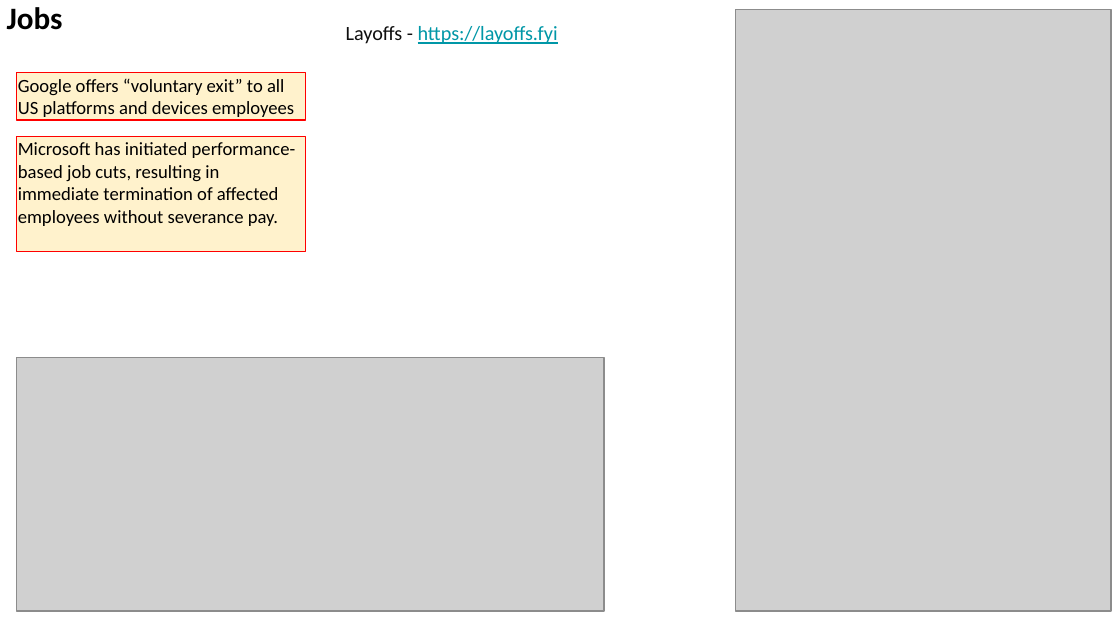
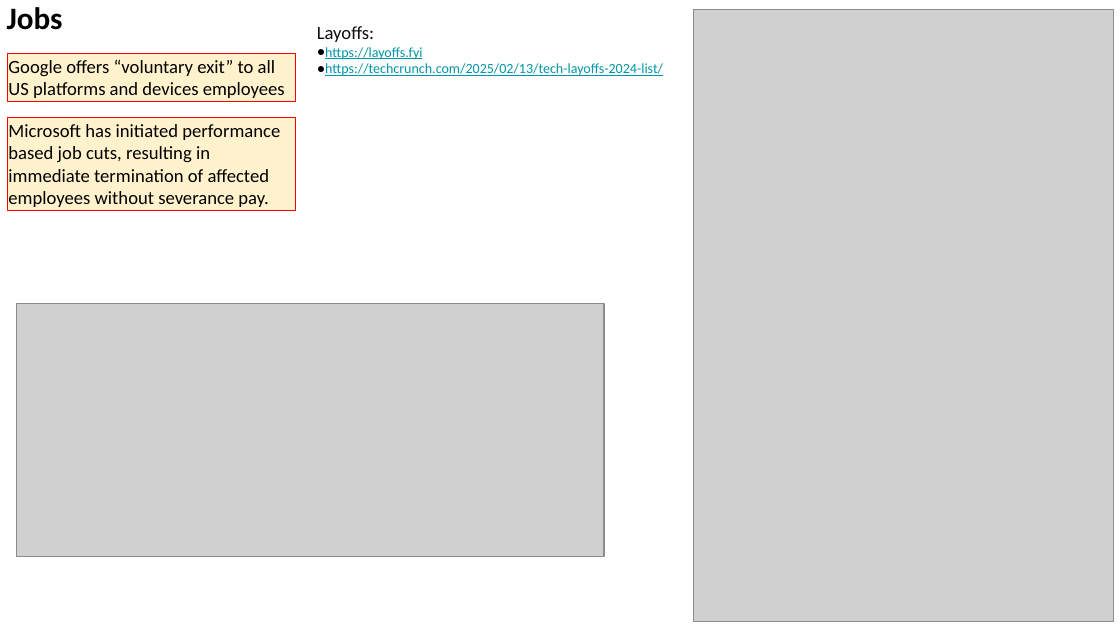
Before and after one commit to lselector/seminar, a slide deck: slide 20 of 2025/2025-02-14-AI-Updates.pptx (slide 15 before the commit). Drawn at 1120x630 pixels with LibreOffice and Linux fonts; fonts in the diff are those of the drawing; grey boxes stand for pictures. Boxes give left, top, right and bottom in pixels: in the first picture for what was removed or moved away, otherwise in the second. Text is boxed around its words. In the diff, an @@ line names an element or a change of style, - is before the commit and + after.

```diff
--- a/2025/2025-02-14-AI-Updates.pptx
+++ b/2025/2025-02-14-AI-Updates.pptx
@@ text at <box>317,26,663,76</box>: text changed; size 13 to 9 pt @@
-Layoffs - https://layoffs.fyi
+Layoffs:
+● https://layoffs.fyi
+● https://techcrunch.com/2025/02/13/tech-layoffs-2024-list/
@@ picture: place and size @@
-picture at <box>736,9,1111,610</box>
+picture at <box>693,9,1113,622</box>
@@ rectangle "Google offers “voluntary exit” to ...": place and size @@
-rectangle "Google offers “voluntary exit” to ..." at <box>17,73,306,120</box>
+rectangle "Google offers “voluntary exit” to ..." at <box>8,54,297,101</box>
@@ rectangle "Microsoft has initiated performance based ...": place and size @@
-rectangle "Microsoft has initiated performance based ..." at <box>17,137,306,252</box>
+rectangle "Microsoft has initiated performance based ..." at <box>8,118,297,211</box>
@@ text in rectangle at <box>8,124,280,207</box>: text changed @@
-Microsoft has initiated performance-based job cuts, resulting in immediate termination of affected employees without severance pay.
+Microsoft has initiated performance based job cuts, resulting in immediate termination of affected employees without severance pay.
@@ picture: place and size @@
-picture at <box>17,357,604,610</box>
+picture at <box>17,304,604,557</box>
```
Also in this commit, not shown: 5 other slides changed, 5 slides added.
